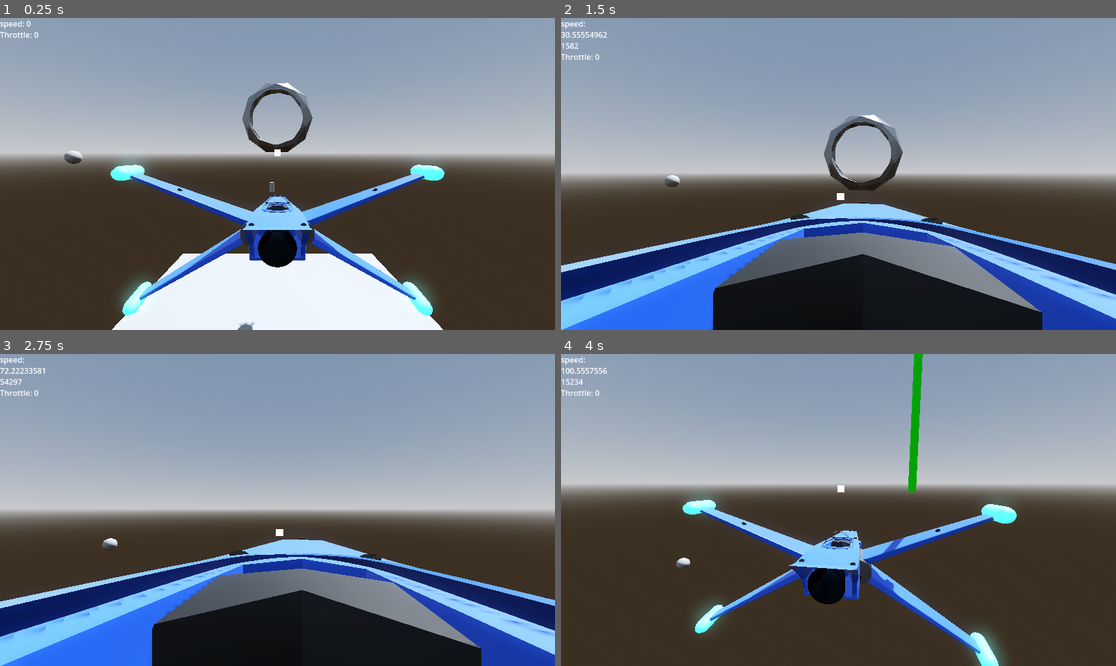
Above: before the commit, frames 1-4 (two rows, left to right).
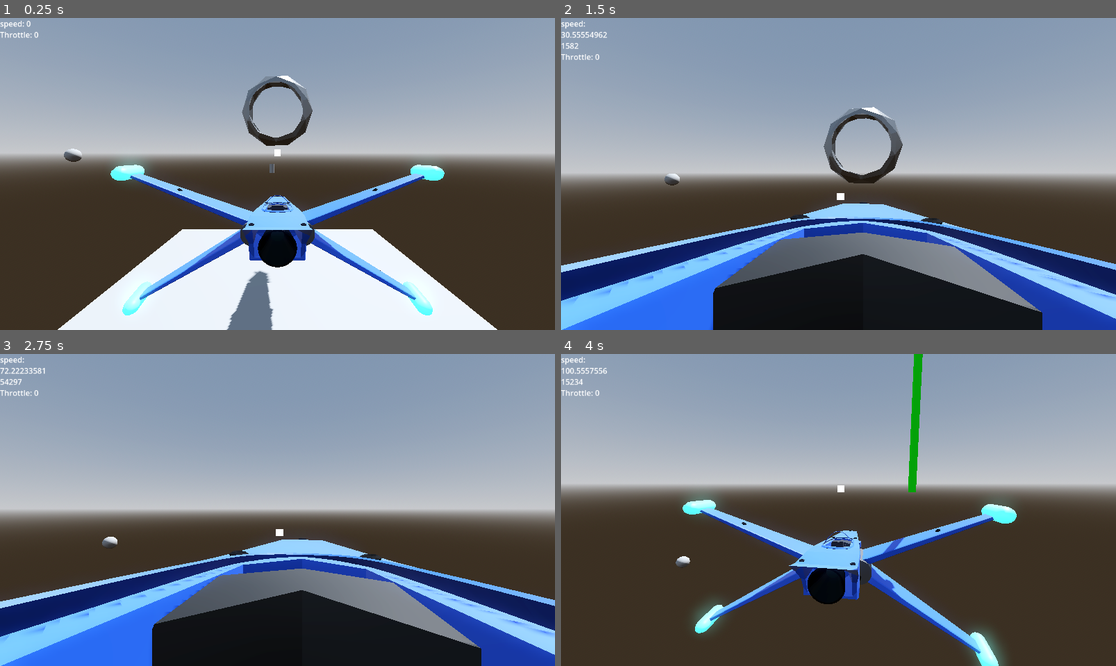
Above: after the commit, the same moments.

Repository: ZoeTheFox/oddity
Game: Godot game, scene res://Scenes/Main Scene/Main.tscn
Two runs of this game, one before a commit and one after it. Both use one fixed random seed, a clock stepped at 60 frames per second and the inputs below.
Inputs (mouse positions are in pixels of both pictures, inside the frame that each line leads up to):
- Up to frame 1 (0.25 s): no input
- Up to frame 2 (1.5 s): tap Enter at 0.5 s; move the mouse to (866, 174) at 0.52 s; hold Alt (camera-look-around) 0.53-1.28 s; hold Space (move-up) from 0.53 s (still down); move the mouse to (810, 174) at 1.27 s; tap K (camera-switch-view) at 1.35 s
- Up to frame 3 (2.75 s): keep holding Space (move-up); move the mouse to (288, 503) at 2.02 s; hold Alt (camera-look-around) from 2.03 s (still down)
- Up to frame 4 (4 s): keep holding Space (move-up); move the mouse to (832, 516) at 2.77 s; release Alt (camera-look-around) at 2.78 s; tap K (camera-switch-view) at 2.85 s; move the mouse to (877, 513) at 3.52 s; hold Alt (camera-look-around) from 3.53 s (still down)

The runs differ from the first frame. In frame 1, 7.4% of the frame differs, in the area x 10-90%, y 18-100%; in frame 2, 1.6%; in frame 3, less than 0.1%; in frame 4, less than 0.1%.

Commit message:
Update Main.tscn

Diff:
--- a/Oddity/Scenes/Main Scene/Main.tscn
+++ b/Oddity/Scenes/Main Scene/Main.tscn
@@ -47,9 +47,6 @@
 [node name="CollisionShape3D" type="CollisionShape3D" parent="MeshInstance3D2/StaticBody3D"]
 shape = SubResource("ConcavePolygonShape3D_20505")
 
-[node name="FighterGen7" parent="." instance=ExtResource("1_2ddtf")]
-transform = Transform3D(1, 0, 0, 0, 1, 0, 0, 0, 1, 0, 4.14994, 0)
-
 [node name="MeshInstance3D3" type="MeshInstance3D" parent="."]
 transform = Transform3D(28.445, 0, 0, 0, 28.445, 0, 0, 0, 28.445, -129.531, 0, 378.871)
 mesh = SubResource("SphereMesh_lrdhs")
@@ -76,3 +73,5 @@
 
 [node name="course" parent="." instance=ExtResource("2_xe5xt")]
 transform = Transform3D(-0.0975829, 0, -0.995227, 0, 1, 0, 0.995227, 0, -0.0975829, -0.477354, 30.8539, -112.412)
+
+[node name="FighterGen7" parent="." instance=ExtResource("1_2ddtf")]
